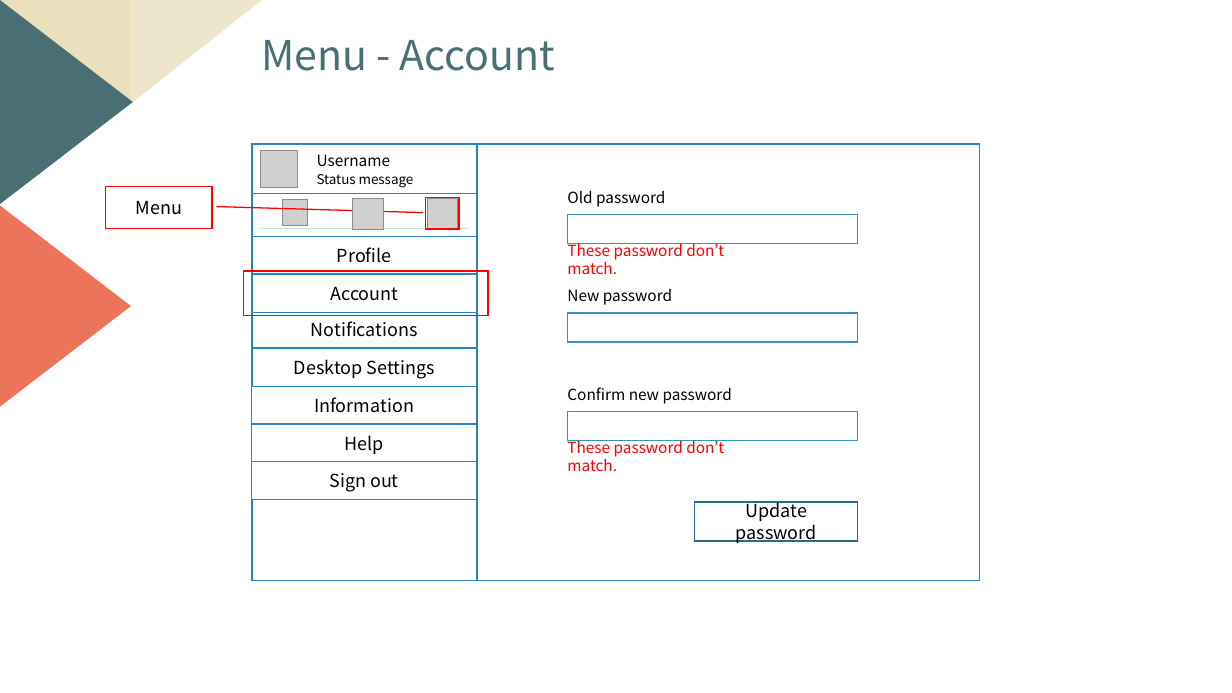
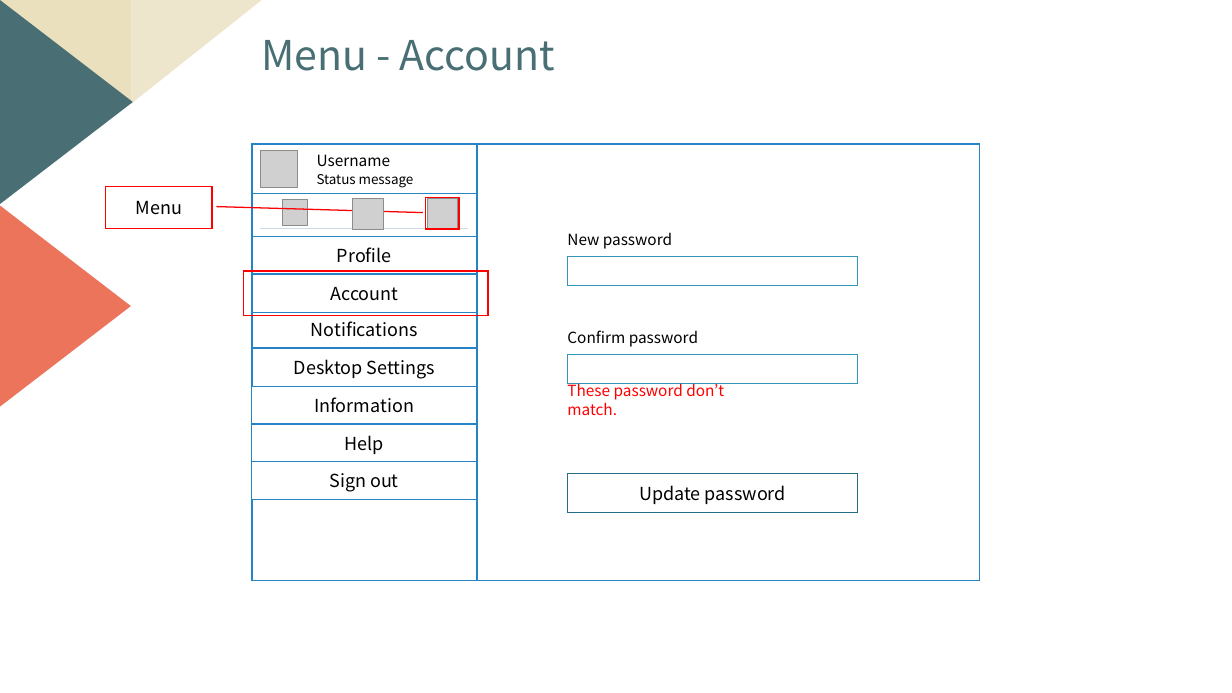
Before and after one commit to jhbaessi/coffee_beans, a slide deck: slide 16 of docs/GUI_Design_Concepts.pptx (slide 14 before the commit). Drawn at 1232x693 pixels with LibreOffice and Linux fonts; fonts in the diff are those of the drawing; grey boxes stand for pictures. Boxes give left, top, right and bottom in pixels: in the first picture for what was removed or moved away, otherwise in the second. Text is boxed around its words. In the diff, an @@ line names an element or a change of style, - is before the commit and + after.

Commit message:
Add 'For got password' page

```diff
--- a/docs/GUI_Design_Concepts.pptx
+++ b/docs/GUI_Design_Concepts.pptx
@@ text removed at (567, 190, 665, 207) @@
-Old password
@@ rectangle removed at (567, 215, 858, 244) @@
@@ text removed at (567, 241, 724, 274) @@
-These password don’t match.
@@ 2 texts, 2 rectangles: place and size @@
-2 texts, 2 rectangles at (567, 288, 858, 471)
+2 texts, 2 rectangles at (567, 232, 858, 415)
@@ text at (567, 330, 698, 347): text changed @@
-Confirm new password
+Confirm password
@@ rectangle "Update password": place and size @@
-rectangle "Update password" at (695, 502, 859, 541)
+rectangle "Update password" at (567, 473, 858, 512)
```
Also in this commit, not shown: 2 other slides changed, 2 slides added.
